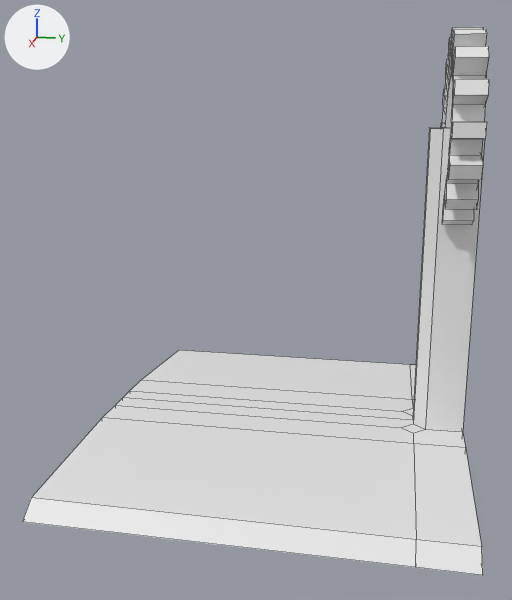
An edit to the FBX model Assets/Art/Environment/Set Dressing/MSH_CheckPoint.fbx, drawn before and after from the same camera.
Rendered twice from a camera (50 mm lens) standing at (14.36, -1.0, 6.53) and looking at (0.43, -3.78, 3.05). The lights are fixed; the arrows at upper left show +X, +Y and +Z. The first picture is the older version. Mesh edges are drawn as thin lines. Where no turn or scale is listed for an object, it has been applied to the vertices.

Names of what the first picture shows: 'Checkpoint', 'Gear'.
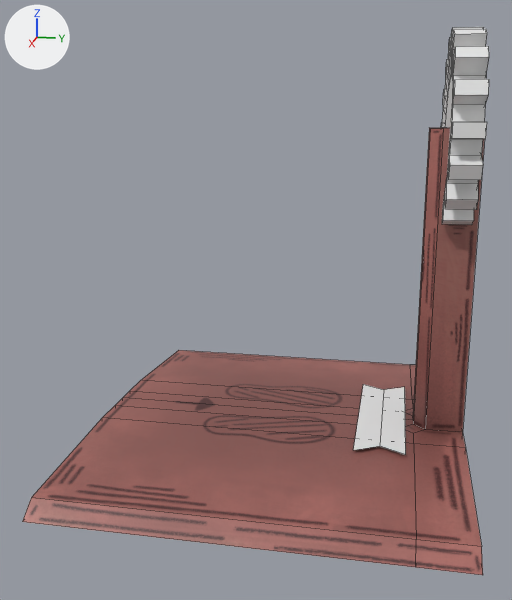
Changed parts and their boxes [x1, y1, x2, y2] in the pictures (512 x 600 px):
'Note', added: after [353, 384, 406, 455]
part 1 of me_cube_023, recoloured (white to brown): [22, 128, 484, 575] in both

What changed in the scene script:
```text
Add img_tex_checkpoint_png:
    img_tex_checkpoint_png = load_image('TEX_CheckPoint.png', '../Textures/TEX_CheckPoint.png', 1024, 1024, 'sRGB')
Add mat_mat_checkpoint_001:
    mat_mat_checkpoint_001 = principled_material('MAT_Checkpoint.001')
    mat_mat_checkpoint_001.texture = img_tex_checkpoint_png
Change me_cube_023:
    used by ob_checkpoint; location = (0.0, 0.0, 0.0)
    remove me_cube_023.from_pydata(...)  # 56 vertices, 50 faces; spans x -4.58..4.58, y -6.98..0.49, z 0.04..6.49
    add me_cube_023.from_pydata(...)  # 88 vertices, 50 faces; spans x -4.58..4.58, y -6.98..1.0, z 0.0..6.49
    me_cube_023 part 1: 50 faces spanning x -4.58..4.58, y -6.98..0.49, z 0.04..6.49 switch from mat_mat_checkpoint (white #e7e7e7) to mat_mat_checkpoint_001 (picture img_tex_checkpoint_png)
    edits to the shape of me_cube_023 do not show in these pictures
Add me_cube_025:
    me_cube_025.from_pydata([(1.78, -0.65, 0.53), (-1.86, -0.65, 0.53), (1.78, -1.63, 0.53), (-1.86, -1.63, 0.53), (-1.58, -1.14, 0.53), (1.5, -1.14, 0.53)], [], [(5, 4, 3, 2), (0, 1, 4, 5)])
    me_cube_025.materials.append(mat_mat_checkpoint)  # white #e7e7e7
Add ob_note:
    ob_note = bpy.data.objects.new('Note', me_cube_025)
    ob_note.location = (0.0, 0.0, 0.0)
```
